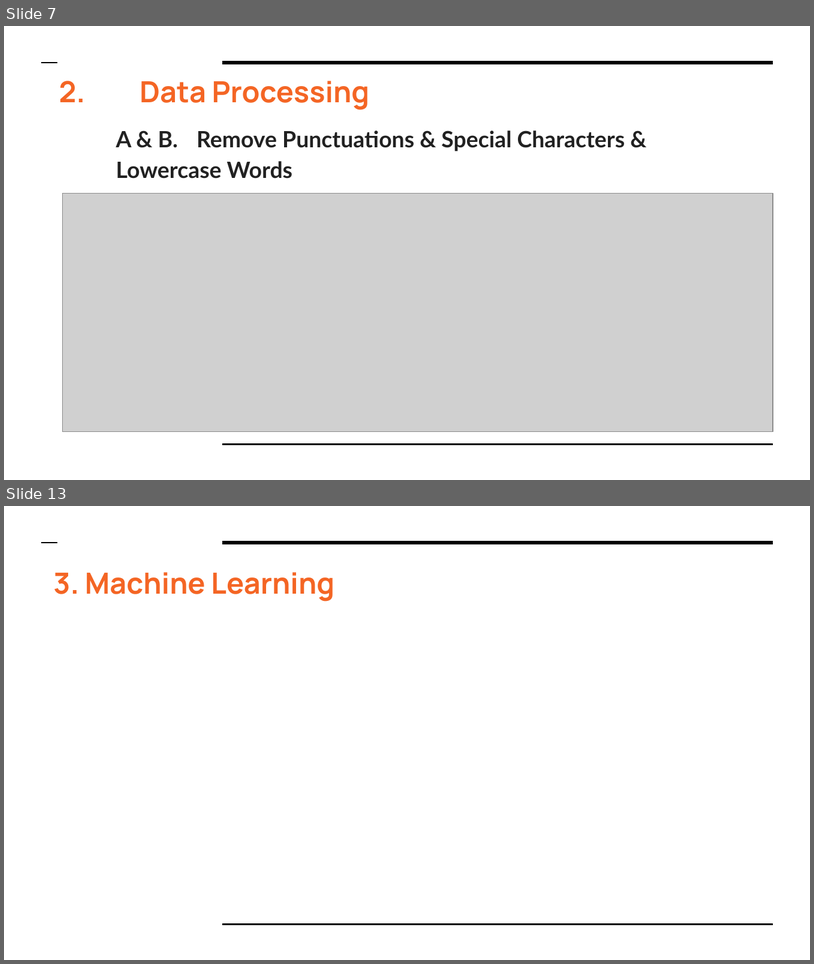
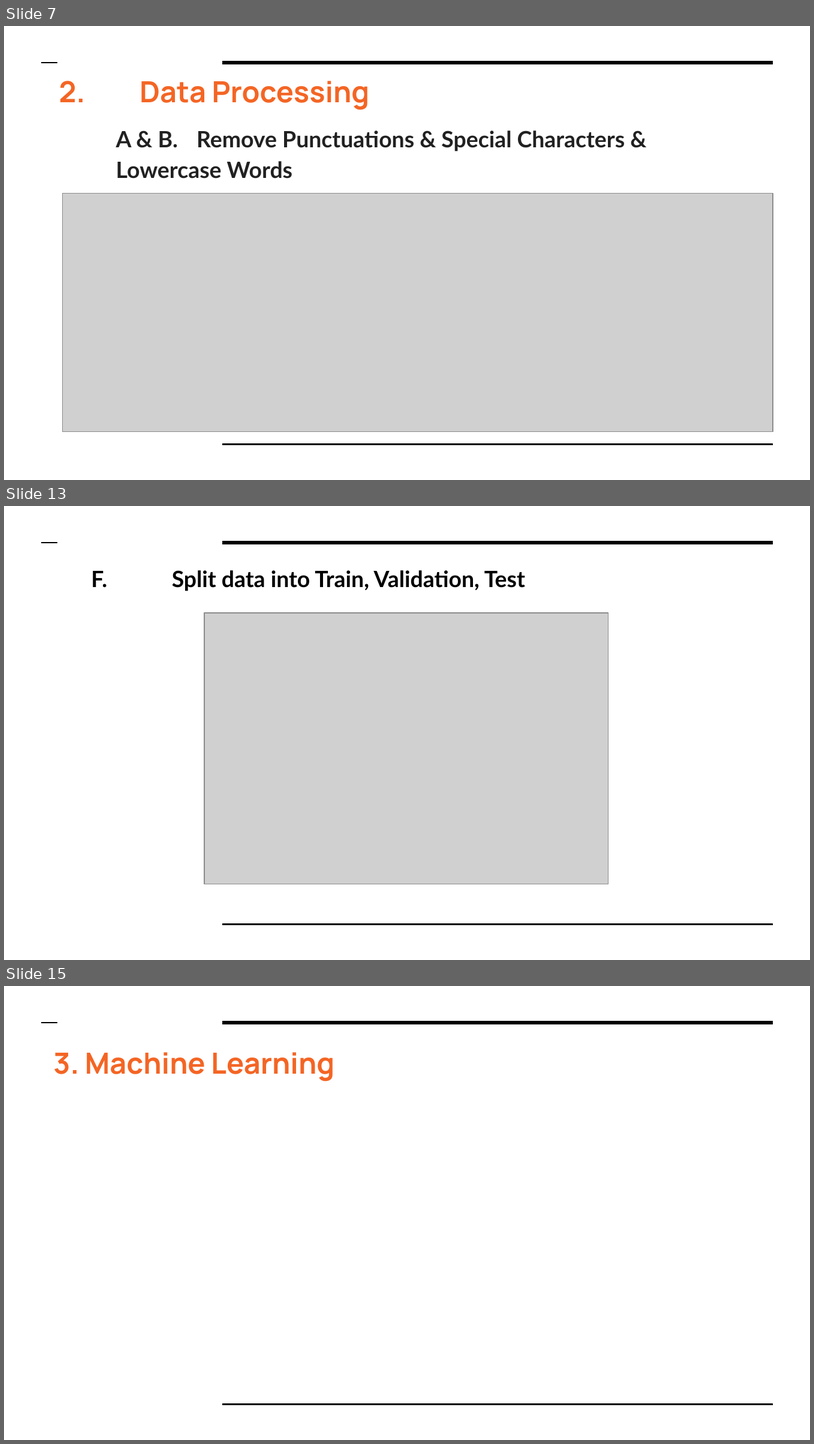
Before and after one commit to HoManLeung/Amazon-analysis, a slide deck: Final Project DS610.pptx. Shown one above the other, each under a label of ours: slides 7 and 13 before the commit, slides 7, 13 and 15 after it; the slides between them are not shown. The pictures are 814x964 and 814x1444 pixels, drawn with LibreOffice and Linux fonts; fonts in the diff are those of the drawing; grey boxes stand for pictures. Boxes give left, top, right and bottom in pixels: in the first picture for what was removed or moved away, otherwise in the second. Text is boxed around its words. In the diff, an @@ line names an element or a change of style, - is before the commit and + after.

```diff
--- a/Final Project DS610.pptx
+++ b/Final Project DS610.pptx
@@ slide 13 added at bbox=[4, 506, 810, 960], background #FFFFFF; not listed: 3 template elements that a slide beside it also shows @@
@@ title added at bbox=[91, 570, 525, 591], 20 pt, text #000000, bold @@
+F. Split data into Train, Validation, Test
@@ picture added at bbox=[204, 612, 608, 883] @@
@@ what was slide 13 is now slide 15 @@
```
Also in this commit, not shown: 5 slides changed, 1 other slide added.
